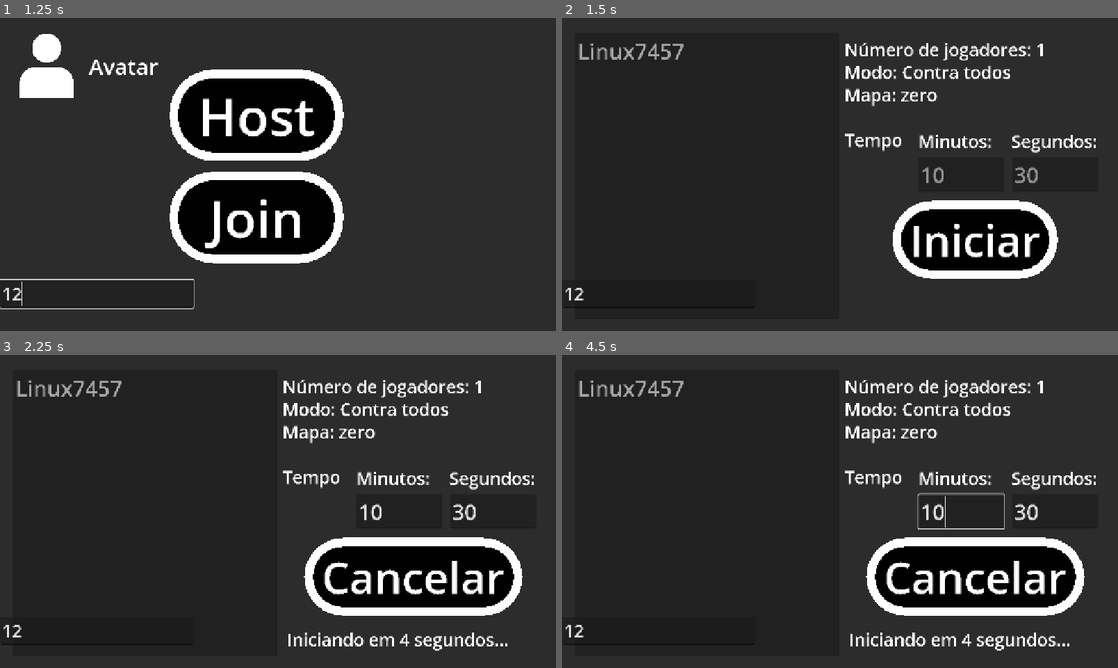
Above: before the commit, frames 1-4 (two rows, left to right).
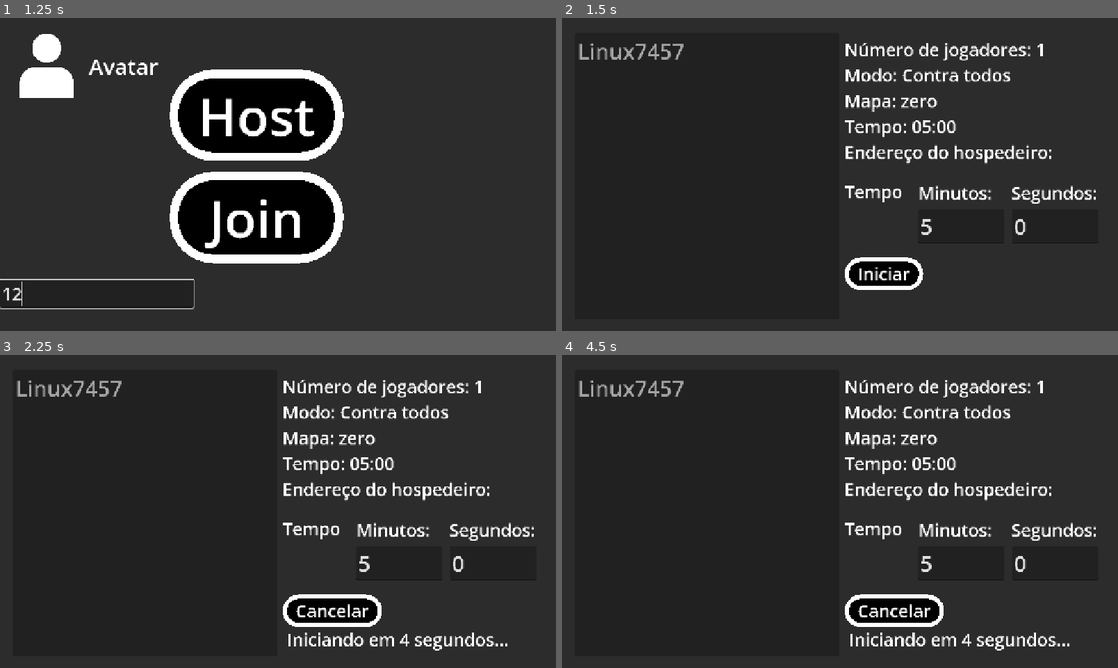
Above: after the commit, the same moments.

Repository: ruanv0/shots_circles
Game: Godot game, scene res://hub.tscn
The game is run twice, just before and just after one commit, with the same random seed, the same clock (stepped at 60 frames per second) and the same inputs.
Inputs (mouse positions are in pixels of both pictures, inside the frame that each line leads up to):
- Up to frame 1 (1.25 s): click (94, 293) at 0.52 s; type "12" at 0.6 s
- Up to frame 2 (1.5 s): click "Host" at 1.25 s
- Up to frame 3 (2.25 s): click "Iniciar" at 2 s
- Up to frame 4 (4.5 s): click "Cancelar" at 2.75 s; click "Iniciar" at 3.5 s; tap Enter at 4.25 s; move the mouse to (962, 495) at 4.27 s; click (962, 495) at 4.42 s

Frame 1 is identical in both runs. In frame 2, 12% of the frame differs, in the area x 0-97%, y 15-93%; in frame 3, 14%; in frame 4, 14%.
Error in both runs: Out of bounds get index '1' (on base: 'PackedStringArray') (res://hub.gd:19)

Commit message:
2025.07.02.1

Diff:
--- a/character.gd
+++ b/character.gd
@@ -99,12 +99,13 @@
 		andar(delta)
 		# Mover com a variável velocity
 		move_and_slide()
-		update_data.rpc(global_position, $arma.visible, $arma.rotation, $arma.position)
+		update_data.rpc(position, $arma.visible, $arma.rotation, $arma.position)
+		print(position)
 
 
 @rpc("call_remote", "unreliable")
 func update_data(authority_position: Vector2, arma_visibility: bool, arma_rotation: float, arma_position: Vector2):
-	global_position = authority_position
+	position = authority_position
 	$arma.visible = arma_visibility
 	$arma.rotation = arma_rotation
 	$arma.position = arma_position
--- a/hub.gd
+++ b/hub.gd
@@ -27,6 +27,8 @@
 	$join.visible = false
 	$avatar.visible = false
 	$avatar_label.visible = false
+	$host_ip_address.visible = false
+	$your_ip_address.visible = false
 
 
 func _on_join_pressed():
@@ -36,6 +38,8 @@
 	$join.visible = false
 	$avatar.visible = false
 	$avatar_label.visible = false
+	$host_ip_address.visible = false
+	$your_ip_address.visible = false
 
 
 func _input(event):
--- a/multiplayer_menu.gd
+++ b/multiplayer_menu.gd
@@ -4,7 +4,7 @@
 var connected_peer_ids = []
 var peer_colors = []
 var peer_names = []
-var tempo = 630
+var tempo = 300
 
 
 func _ready():
@@ -20,16 +20,16 @@
 		multiplayer.peer_connected.connect(
 			func(new_peer_id):
 				add_previously_connected_players.rpc_id(new_peer_id, connected_peer_ids, peer_colors, peer_names)
-				add_myself.rpc_id(new_peer_id, new_peer_id)
+				add_myself.rpc_id(new_peer_id, new_peer_id, tempo)
 		)
 		$iniciar.visible = true
 		$tempo_host.visible = true
+		update_information(tempo)
 	elif not is_host:
 		var peer = ENetMultiplayerPeer.new()
 		peer.create_client($"../host_ip_address".text, 54822)
 		multiplayer.multiplayer_peer = peer
-		$tempo_client.visible = true
-		$tempo_client.text = "Tempo:" + str(floori(tempo / 60.0)) + ":" + str(tempo % 60)
+		update_information(tempo)
 
 
 func add_player(id: int, color: int, user_name_: String):
@@ -42,8 +42,7 @@
 	connected_peer_ids.append(id)
 	peer_colors.append(color)
 	peer_names.append(user_name_)
-	$numero_jogadores.text = "Número de jogadores: " + str(len(peer_names))
-
+	update_information(tempo)
 
 func players_positions():
 	var players_positions_ = []
@@ -54,7 +53,8 @@
 
 
 @rpc
-func add_myself(id: int):
+func add_myself(id: int, tempo_: int):
+	tempo = tempo_
 	add_newly_connected_player.rpc(id, player_info.cor, player_info.user_name)
 
 
@@ -98,22 +98,29 @@
 
 
 func time_text():
-	var text_0 = $tempo_host/minutes_edit.text
-	var text_1 = $tempo_host/seconds_edit.text
-	for i in text_0:
-		if i not in "0123456789":
-			text_0 = text_0.replace(i, "")
-	if len(text_0) == 0:
-		text_0 = $tempo_host/minutes_edit.placeholder_text
-	for i in text_1:
-		if i not in "0123456789":
-			text_1 = text_1.replace(i, "")
-	if len(text_1) == 0:
-		text_1 = $tempo_host/seconds_edit.placeholder_text # O padrão é 630 segundos
-	tempo = int(text_0) * 60 + int(text_1)
-	$tempo_host/minutes_edit.text = str(floori(tempo / 60.0))
-	$tempo_host/seconds_edit.text = str(tempo % 60)
-	update_time.rpc(tempo)
+	var minutes = $tempo_host/minutes_edit.text
+	var seconds = $tempo_host/seconds_edit.text
+	for character in minutes:
+		if character not in "0123456789":
+			minutes = minutes.replace(character, "")
+	for character in seconds:
+		if character not in "0123456789":
+			seconds = seconds.replace(character, "")
+	if len(minutes) == 0:
+		if len(seconds) == 0:
+			tempo = 0
+		else:
+			tempo = int(seconds)
+	else:
+		if len(seconds) == 0:
+			tempo = int(minutes) * 60
+		else:
+			tempo = int(minutes) * 60 + int(seconds)
+	if $tempo_host/minutes_edit.text != minutes:
+		$tempo_host/minutes_edit.text = minutes
+	if $tempo_host/seconds_edit.text != seconds:
+		$tempo_host/seconds_edit.text = seconds
+	update_information.rpc(tempo)
 
 
 func _on_iniciar_pressed():
@@ -132,27 +139,27 @@
 @rpc("call_remote")
 # É importante uma chamada local para que ao clicar
 # o botão 'Iniciar' todos os jogadores estejam atualizados
-func update_time(time: int):
+func update_information(time: int):
 	tempo = time
 	if floori(tempo / 60.0) >= 10:
 		if tempo % 60 >= 10:
-			$tempo_client.text = "Tempo: " + str(floori(tempo / 60.0)) + ":" + str(tempo % 60)
+			$informacoes.text = "Número de jogadores: " + str(len(peer_names)) + "\nModo: Contra todos\nMapa: zero\nTempo: " + str(floori(tempo / 60.0)) + ":" + str(tempo % 60) + "\nEndereço do hospedeiro:\n" + $"..".ip_address
 		elif tempo % 60 < 10:
-			$tempo_client.text = "Tempo: " + str(floori(tempo / 60.0)) + ":0" + str(tempo % 60)
+			$informacoes.text = "Número de jogadores: " + str(len(peer_names)) + "\nModo: Contra todos\nMapa: zero\nTempo: " + str(floori(tempo / 60.0)) + ":0" + str(tempo % 60) + "\nEndereço do hospedeiro:\n" + $"..".ip_address
 	elif floori(tempo / 60.0) < 10:
 		if tempo % 60 >= 10:
-			$tempo_client.text = "Tempo: 0" + str(floori(tempo / 60.0)) + ":" + str(tempo % 60)
+			$informacoes.text = "Número de jogadores: " + str(len(peer_names)) + "\nModo: Contra todos\nMapa: zero\nTempo: 0" + str(floori(tempo / 60.0)) + ":" + str(tempo % 60) + "\nEndereço do hospedeiro:\n" + $"..".ip_address
 		elif tempo % 60 < 10:
-			$tempo_client.text = "Tempo: 0" + str(floori(tempo / 60.0)) + ":0" + str(tempo % 60)
+			$informacoes.text = "Número de jogadores: " + str(len(peer_names)) + "\nModo: Contra todos\nMapa: zero\nTempo: 0" + str(floori(tempo / 60.0)) + ":0" + str(tempo % 60) + "\nEndereço do hospedeiro:\n" + $"..".ip_address
 
 
 func _on_timer_timeout():
 	carregar()
 
 
-func _on_minutes_edit_text_submitted(_new_text):
+func _on_minutes_edit_text_changed(new_text: String) -> void:
 	time_text()
 
 
-func _on_seconds_edit_text_submitted(_new_text):
+func _on_seconds_edit_text_changed(new_text: String) -> void:
 	time_text()
--- a/multiplayer_menu.tscn
+++ b/multiplayer_menu.tscn
@@ -27,10 +27,10 @@
 
 [sub_resource type="StyleBoxFlat" id="StyleBoxFlat_o084w"]
 bg_color = Color(0, 0, 0, 1)
-border_width_left = 20
-border_width_top = 20
-border_width_right = 20
-border_width_bottom = 20
+border_width_left = 10
+border_width_top = 10
+border_width_right = 10
+border_width_bottom = 10
 border_color = Color(1, 1, 1, 1)
 corner_radius_top_left = 100
 corner_radius_top_right = 100
@@ -57,29 +57,34 @@
 offset_bottom = 693.0
 theme_override_font_sizes/font_size = 50
 
-[node name="numero_jogadores" type="Label" parent="."]
+[node name="informacoes" type="Label" parent="."]
 layout_mode = 0
 offset_left = 650.0
 offset_top = 44.0
-offset_right = 1108.0
-offset_bottom = 99.0
+offset_right = 690.0
+offset_bottom = 67.0
 theme_override_font_sizes/font_size = 40
-text = "Número de jogadores: 1"
+text = "Número de jogadores: 1
+Modo: Contra todos
+Mapa: zero
+Tempo:
+Endereço do hospedeiro:
+192.168.100.x"
 
 [node name="iniciar" type="Button" parent="."]
 visible = false
 layout_mode = 0
-offset_left = 780.0
-offset_top = 420.0
-offset_right = 1121.0
-offset_bottom = 597.0
+offset_left = 670.0
+offset_top = 550.0
+offset_right = 810.0
+offset_bottom = 625.0
 theme_override_colors/font_hover_pressed_color = Color(1, 1, 1, 1)
 theme_override_colors/font_hover_color = Color(1, 1, 1, 1)
+theme_override_colors/font_outline_color = Color(1, 1, 1, 1)
+theme_override_colors/font_color = Color(1, 1, 1, 1)
+theme_override_colors/font_focus_color = Color(1, 1, 1, 1)
 theme_override_colors/font_pressed_color = Color(1, 1, 1, 1)
-theme_override_colors/font_focus_color = Color(1, 1, 1, 1)
-theme_override_colors/font_color = Color(1, 1, 1, 1)
-theme_override_colors/font_outline_color = Color(1, 1, 1, 1)
-theme_override_font_sizes/font_size = 100
+theme_override_font_sizes/font_size = 40
 theme_override_styles/focus = SubResource("StyleBoxFlat_tujtg")
 theme_override_styles/hover = SubResource("StyleBoxFlat_620en")
 theme_override_styles/pressed = SubResource("StyleBoxFlat_3iv6q")
@@ -99,17 +104,17 @@
 [node name="cancelar" type="Button" parent="."]
 visible = false
 layout_mode = 0
-offset_left = 720.0
-offset_top = 420.0
-offset_right = 1181.0
-offset_bottom = 597.0
+offset_left = 670.0
+offset_top = 550.0
+offset_right = 858.0
+offset_bottom = 625.0
 theme_override_colors/font_hover_pressed_color = Color(1, 1, 1, 1)
 theme_override_colors/font_hover_color = Color(1, 1, 1, 1)
+theme_override_colors/font_outline_color = Color(1, 1, 1, 1)
+theme_override_colors/font_color = Color(1, 1, 1, 1)
+theme_override_colors/font_focus_color = Color(1, 1, 1, 1)
 theme_override_colors/font_pressed_color = Color(1, 1, 1, 1)
-theme_override_colors/font_focus_color = Color(1, 1, 1, 1)
-theme_override_colors/font_color = Color(1, 1, 1, 1)
-theme_override_colors/font_outline_color = Color(1, 1, 1, 1)
-theme_override_font_sizes/font_size = 100
+theme_override_font_sizes/font_size = 40
 theme_override_styles/focus = SubResource("StyleBoxFlat_tujtg")
 theme_override_styles/hover = SubResource("StyleBoxFlat_620en")
 theme_override_styles/pressed = SubResource("StyleBoxFlat_3iv6q")
@@ -120,31 +125,13 @@
 wait_time = 5.0
 one_shot = true
 
-[node name="mapa" type="Label" parent="."]
-layout_mode = 0
-offset_left = 650.0
-offset_top = 148.0
-offset_right = 862.0
-offset_bottom = 203.0
-theme_override_font_sizes/font_size = 40
-text = "Mapa: zero"
-
-[node name="modo" type="Label" parent="."]
-layout_mode = 0
-offset_left = 650.0
-offset_top = 96.0
-offset_right = 1066.0
-offset_bottom = 151.0
-theme_override_font_sizes/font_size = 40
-text = "Modo: Contra todos"
-
 [node name="tempo_host" type="Label" parent="."]
 visible = false
 layout_mode = 0
 offset_left = 650.0
-offset_top = 252.0
+offset_top = 371.0
 offset_right = 783.0
-offset_bottom = 307.0
+offset_bottom = 426.0
 theme_override_font_sizes/font_size = 40
 text = "Tempo"
 
@@ -164,7 +151,7 @@
 offset_right = 362.0
 offset_bottom = 145.0
 theme_override_font_sizes/font_size = 50
-placeholder_text = "10"
+text = "5"
 max_length = 2
 
 [node name="segundos" type="Label" parent="tempo_host"]
@@ -183,21 +170,11 @@
 offset_right = 578.0
 offset_bottom = 145.0
 theme_override_font_sizes/font_size = 50
-placeholder_text = "30"
+text = "0"
 max_length = 2
-
-[node name="tempo_client" type="Label" parent="."]
-visible = false
-layout_mode = 0
-offset_left = 650.0
-offset_top = 196.0
-offset_right = 804.0
-offset_bottom = 251.0
-theme_override_font_sizes/font_size = 40
-text = "Tempo: "
 
 [connection signal="pressed" from="iniciar" to="." method="_on_iniciar_pressed"]
 [connection signal="pressed" from="cancelar" to="." method="_on_cancelar_pressed"]
 [connection signal="timeout" from="timer" to="." method="_on_timer_timeout"]
-[connection signal="text_submitted" from="tempo_host/minutes_edit" to="." method="_on_minutes_edit_text_submitted"]
-[connection signal="text_submitted" from="tempo_host/seconds_edit" to="." method="_on_seconds_edit_text_submitted"]
+[connection signal="text_changed" from="tempo_host/minutes_edit" to="." method="_on_minutes_edit_text_changed"]
+[connection signal="text_changed" from="tempo_host/seconds_edit" to="." method="_on_seconds_edit_text_changed"]
--- a/zero.tscn
+++ b/zero.tscn
@@ -32,10 +32,14 @@
 
 
 func spawn_point():
-	var spawn_idx = spawnpoints_used.find(false)
-	spawnpoints_used[spawn_idx] = true
-	$spawnpoints.get_node(\"timer\" + str(spawn_idx)).start()
-	return spawnpoints[spawn_idx]
+	var not_used_spawn_indexes = []
+	for point_index in range(0, len(spawnpoints_used), 1):
+		if spawnpoints_used[point_index] == false:
+			not_used_spawn_indexes.append(point_index)
+	var spawn_index = not_used_spawn_indexes.pick_random()
+	spawnpoints_used[spawn_index] = true
+	$spawnpoints.get_node(\"timer\" + str(spawn_index)).start()
+	return spawnpoints[spawn_index]
 
 
 func _ready():
@@ -58,14 +62,14 @@
 	player.set_meta(\"user_name\", user_name_)
 	kills.append([user_name_, 0, \"player\" + str(id)])
 	add_child(player)
-	get_node(\"player\" + str(id)).global_position = position_
+	get_node(\"player\" + str(id)).position = position_
 
 
 func players_positions():
 	var players_positions_ = []
 	for i in get_children():
 		if i is CharacterBody2D:
-			players_positions_.append(i.global_position)
+			players_positions_.append(i.position)
 	return players_positions_
 
 
@@ -247,7 +251,7 @@
 tile_map_data = PackedByteArray("AAAAAP7/AAACAAEAAAAAAP3/AAACAAEAAAD///7/AAACAAEAAAADAP3/AAACAAEAAAADAP7/AAACAAEAAAAEAP …(7856 unchanged characters)…
 tile_set = SubResource("TileSet_yemhc")
 
-[node name="spawnpoints" type="Node2D" parent="."]
+[node name="spawnpoints" type="Node" parent="."]
 
 [node name="timer0" type="Timer" parent="spawnpoints"]
 wait_time = 2.0
